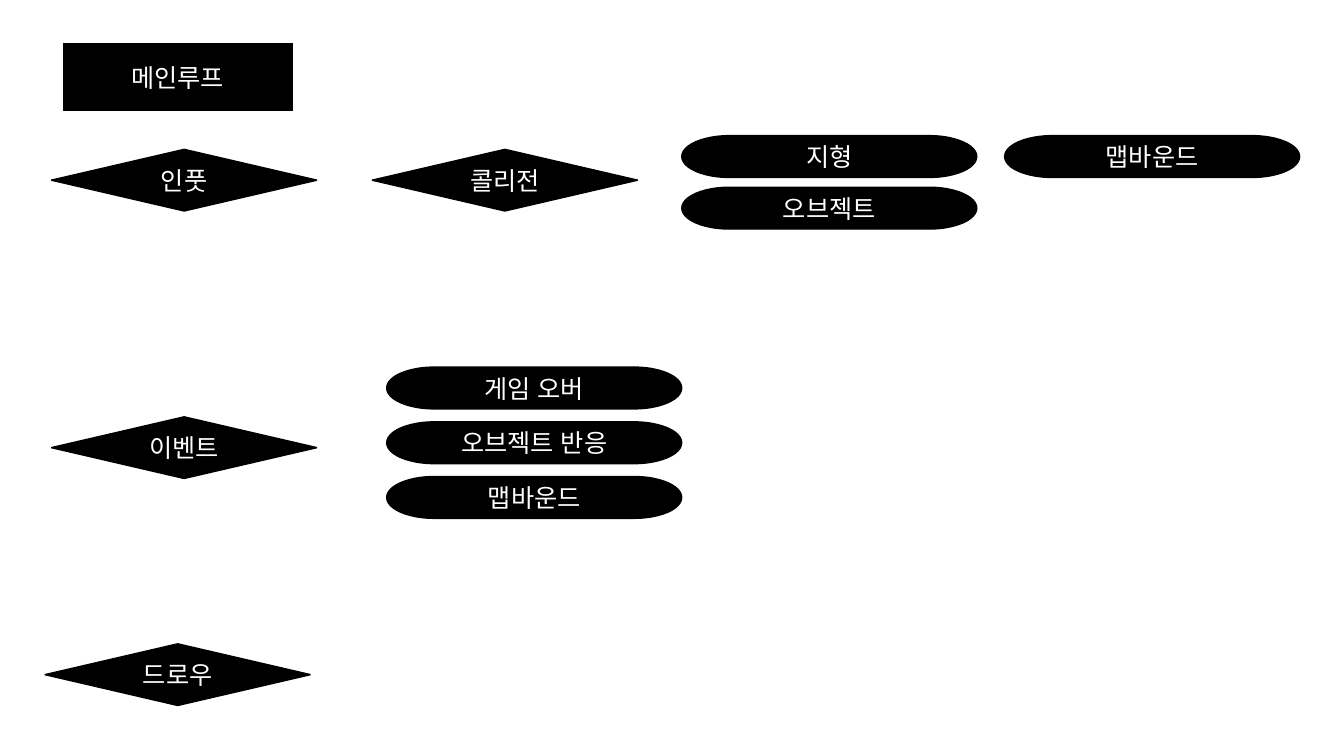
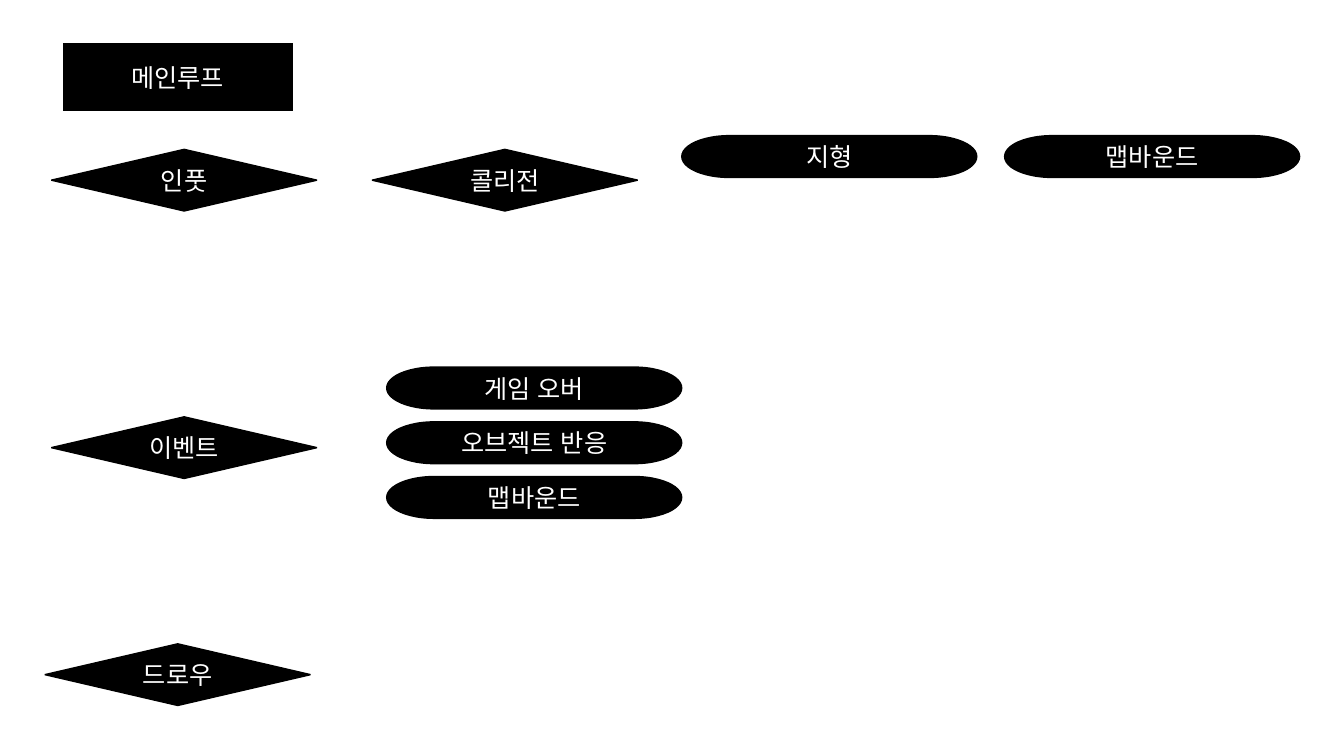
Before and after one commit to Niiok/inha_2021, a slide deck: slide 34 of May7ppt_bb.pptm. Drawn at 1344x756 pixels with LibreOffice and Linux fonts; fonts in the diff are those of the drawing. Boxes give left, top, right and bottom in pixels: in the first picture for what was removed or moved away, otherwise in the second. Text is boxed around its words. In the diff, an @@ line names an element or a change of style, - is before the commit and + after.

Commit message:
ppt update

```diff
--- a/May7ppt_bb.pptm
+++ b/May7ppt_bb.pptm
@@ pill shape removed at (682, 188, 977, 229) @@
-오브젝트
```
Also in this commit, not shown: 1 other slide changed.
